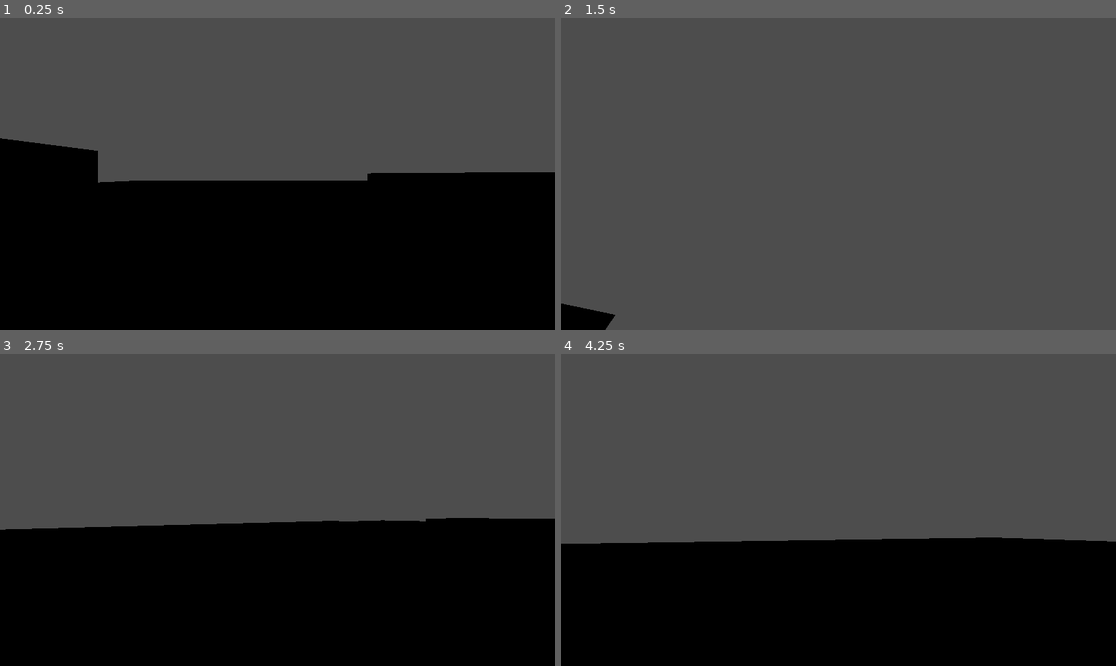
Above: before the commit, frames 1-4 (two rows, left to right).
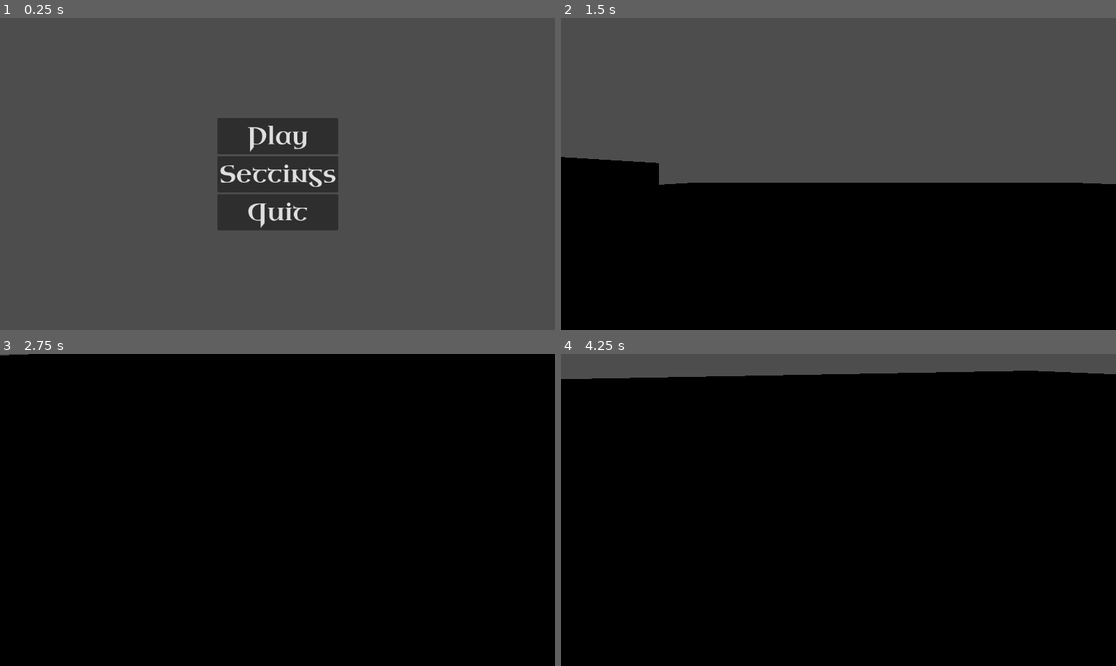
Above: after the commit, the same moments.

Repository: P3-J/jamjamjam
Game: Godot game, scene res://src/scenes/main_menu.tscn
Same seed, same stepped clock (60 frames per second), same inputs: the game is played once before the commit and once after it. Before the commit the project starts from res://src/scenes/world.tscn.
Inputs (mouse positions are in pixels of both pictures, inside the frame that each line leads up to):
- Up to frame 1 (0.25 s): no input
- Up to frame 2 (1.5 s): click (838, 174) at 0.5 s, where only the run after the commit has a clickable "Settings"; click (838, 136) at 1.25 s, where only the run after the commit has a clickable "Play"
- Up to frame 3 (2.75 s): tap Enter at 2 s; move the mouse to (305, 510) at 2.02 s; hold W (up) from 2.03 s (still down); tap Space (jump) at 2.1, 2.27, 2.57 s; click (305, 510) at 2.17 s
- Up to frame 4 (4.25 s): keep holding W (up); move the mouse to (810, 510) at 2.77 s; tap Space (jump) at 2.85, 3.02, 3.32, 3.6 s; click (810, 510) at 2.92 s; move the mouse to (849, 503) at 3.52 s; click (849, 503) at 3.67 s

The runs differ from the first frame. In frame 1, 55% of the frame differs, in the area x 0-100%, y 32-100%; in frame 2, 48%; in frame 3, 54%; in frame 4, 53%.

Commit message:
UI + global signalbus

Diff:
--- a/project.godot
+++ b/project.godot
@@ -11,13 +11,17 @@
 [application]
 
 config/name="jamjamjam"
-run/main_scene="res://src/scenes/world.tscn"
+run/main_scene="res://src/scenes/main_menu.tscn"
 config/features=PackedStringArray("4.3", "Forward Plus")
 config/icon="res://icon.svg"
 
+[autoload]
+
+Signalbus="*res://src/scripts/signalbus.gd"
+
 [editor_plugins]
 
-enabled=PackedStringArray("res://addons/qodot/plugin.cfg")
+enabled=PackedStringArray()
 
 [filesystem]
 
@@ -50,3 +54,8 @@
 "events": [Object(InputEventKey,"resource_local_to_scene":false,"resource_name":"","device":-1,"window_id":0,"alt_press …(191 unchanged characters)…
 ]
 }
+pause={
+"deadzone": 0.5,
+"events": [Object(InputEventKey,"resource_local_to_scene":false,"resource_name":"","device":-1,"window_id":0,"alt_pressed":false,"shift_pressed":false,"ctrl_pressed":false,"meta_pressed":false,"pressed":false,"keycode":0,"physical_keycode":4194305,"key_label":0,"unicode":0,"location":0,"echo":false,"script":null)
+]
+}
--- /dev/null
+++ b/src/scenes/global_settings.tscn
@@ -0,0 +1,6 @@
+[gd_scene load_steps=2 format=3 uid="uid://bqec70htxsirb"]
+
+[ext_resource type="Script" path="res://src/scripts/globalsettings.gd" id="1_4fso6"]
+
+[node name="GlobalSettings" type="Node3D"]
+script = ExtResource("1_4fso6")
--- /dev/null
+++ b/src/scenes/main_menu.tscn
@@ -0,0 +1,49 @@
+[gd_scene load_steps=3 format=3 uid="uid://br8ugoivcgshj"]
+
+[ext_resource type="FontFile" uid="uid://ficbuvq5hqkl" path="res://font/UncialAntiqua-Regular.ttf" id="1_vee6o"]
+[ext_resource type="Script" path="res://src/scripts/mainmenu.gd" id="1_vmwyx"]
+
+[node name="MainMenu" type="Control"]
+process_mode = 3
+layout_mode = 3
+anchors_preset = 15
+anchor_right = 1.0
+anchor_bottom = 1.0
+grow_horizontal = 2
+grow_vertical = 2
+script = ExtResource("1_vmwyx")
+
+[node name="VBoxContainer" type="VBoxContainer" parent="."]
+layout_mode = 1
+anchors_preset = 8
+anchor_left = 0.5
+anchor_top = 0.5
+anchor_right = 0.5
+anchor_bottom = 0.5
+offset_left = -20.0
+offset_top = -20.0
+offset_right = 20.0
+offset_bottom = 20.0
+grow_horizontal = 2
+grow_vertical = 2
+
+[node name="Play" type="Button" parent="VBoxContainer"]
+layout_mode = 2
+theme_override_fonts/font = ExtResource("1_vee6o")
+theme_override_font_sizes/font_size = 50
+text = "Play"
+
+[node name="Settings" type="Button" parent="VBoxContainer"]
+layout_mode = 2
+theme_override_fonts/font = ExtResource("1_vee6o")
+theme_override_font_sizes/font_size = 50
+text = "Settings"
+
+[node name="Quit" type="Button" parent="VBoxContainer"]
+layout_mode = 2
+theme_override_fonts/font = ExtResource("1_vee6o")
+theme_override_font_sizes/font_size = 50
+text = "Quit"
+
+[connection signal="pressed" from="VBoxContainer/Play" to="." method="_on_play_pressed"]
+[connection signal="pressed" from="VBoxContainer/Quit" to="." method="_on_quit_pressed"]
--- /dev/null
+++ b/src/scenes/pause_menu.tscn
@@ -0,0 +1,54 @@
+[gd_scene load_steps=3 format=3 uid="uid://bn5kewb311n14"]
+
+[ext_resource type="FontFile" uid="uid://ficbuvq5hqkl" path="res://font/UncialAntiqua-Regular.ttf" id="1_lvya8"]
+[ext_resource type="Script" path="res://src/scripts/pausemenu.gd" id="1_ojub6"]
+
+[node name="PauseMenu" type="Control"]
+layout_mode = 3
+anchors_preset = 15
+anchor_right = 1.0
+anchor_bottom = 1.0
+grow_horizontal = 2
+grow_vertical = 2
+script = ExtResource("1_ojub6")
+
+[node name="VBoxContainer" type="VBoxContainer" parent="."]
+layout_mode = 1
+anchors_preset = 8
+anchor_left = 0.5
+anchor_top = 0.5
+anchor_right = 0.5
+anchor_bottom = 0.5
+offset_left = -35.0
+offset_top = -50.5
+offset_right = 35.0
+offset_bottom = 50.5
+grow_horizontal = 2
+grow_vertical = 2
+
+[node name="StartButton" type="Button" parent="VBoxContainer"]
+layout_mode = 2
+theme_override_fonts/font = ExtResource("1_lvya8")
+theme_override_font_sizes/font_size = 50
+text = "Start"
+
+[node name="RespawnButton" type="Button" parent="VBoxContainer"]
+layout_mode = 2
+theme_override_fonts/font = ExtResource("1_lvya8")
+theme_override_font_sizes/font_size = 50
+text = "Respawn"
+
+[node name="SettingsButton" type="Button" parent="VBoxContainer"]
+layout_mode = 2
+theme_override_fonts/font = ExtResource("1_lvya8")
+theme_override_font_sizes/font_size = 50
+text = "Settings"
+
+[node name="QuitButton" type="Button" parent="VBoxContainer"]
+layout_mode = 2
+theme_override_fonts/font = ExtResource("1_lvya8")
+theme_override_font_sizes/font_size = 50
+text = "Quit"
+
+[connection signal="pressed" from="VBoxContainer/RespawnButton" to="." method="_on_respawn_button_pressed"]
+[connection signal="pressed" from="VBoxContainer/QuitButton" to="." method="_on_quit_button_pressed"]
--- /dev/null
+++ b/src/scenes/settings_menu_main.tscn
@@ -0,0 +1,34 @@
+[gd_scene load_steps=2 format=3 uid="uid://dk5wahcoppm4r"]
+
+[ext_resource type="FontFile" uid="uid://ficbuvq5hqkl" path="res://font/UncialAntiqua-Regular.ttf" id="1_nuf0f"]
+
+[node name="SettingsMenu" type="Control"]
+layout_mode = 3
+anchors_preset = 15
+anchor_right = 1.0
+anchor_bottom = 1.0
+grow_horizontal = 2
+grow_vertical = 2
+
+[node name="VBoxContainer" type="VBoxContainer" parent="."]
+layout_mode = 1
+anchors_preset = 4
+anchor_top = 0.5
+anchor_bottom = 0.5
+offset_top = -20.0
+offset_right = 40.0
+offset_bottom = 20.0
+grow_vertical = 2
+scale = Vector2(2, 2)
+
+[node name="HBoxContainer" type="HBoxContainer" parent="VBoxContainer"]
+layout_mode = 2
+
+[node name="Button" type="Button" parent="VBoxContainer/HBoxContainer"]
+layout_mode = 2
+theme_override_fonts/font = ExtResource("1_nuf0f")
+text = "Mouse sensitivity"
+
+[node name="HSlider" type="HSlider" parent="VBoxContainer/HBoxContainer"]
+custom_minimum_size = Vector2(400, 0)
+layout_mode = 2
--- /dev/null
+++ b/src/scenes/settings_menu_pause.tscn
@@ -0,0 +1,7 @@
+[gd_scene format=3 uid="uid://c16tk8dt30ha4"]
+
+[node name="SettingsMenu" type="Control"]
+layout_mode = 3
+anchors_preset = 0
+offset_right = 40.0
+offset_bottom = 40.0
--- /dev/null
+++ b/src/scenes/signalbus.tscn
@@ -0,0 +1,6 @@
+[gd_scene load_steps=2 format=3 uid="uid://cadfwm2rbj6jl"]
+
+[ext_resource type="Script" path="res://src/scripts/signalbus.gd" id="1_8730j"]
+
+[node name="Signalbus" type="Node3D"]
+script = ExtResource("1_8730j")
--- a/src/scenes/world.tscn
+++ b/src/scenes/world.tscn
@@ -1,5 +1,6 @@
-[gd_scene load_steps=35 format=4 uid="uid://bkoasxvpq0gjv"]
+[gd_scene load_steps=36 format=4 uid="uid://bkoasxvpq0gjv"]
 
+[ext_resource type="PackedScene" uid="uid://bn5kewb311n14" path="res://src/scenes/pause_menu.tscn" id="1_0qpcy"]
 [ext_resource type="Script" path="res://addons/qodot/src/nodes/qodot_map.gd" id="1_grcaj"]
 [ext_resource type="Resource" uid="uid://dgm276g7bw8q5" path="res://addons/qodot/game_definitions/fgd/base_classes/target_base_class.tres" id="2_60xna"]
 [ext_resource type="Resource" uid="uid://ccdjpf5j25aua" path="res://addons/qodot/game_definitions/fgd/base_classes/targetname_base_class.tres" id="3_ugn0r"]
@@ -104,6 +105,19 @@
 
 [node name="world" type="Node3D"]
 
+[node name="UI" type="Control" parent="."]
+layout_mode = 3
+anchors_preset = 15
+anchor_right = 1.0
+anchor_bottom = 1.0
+grow_horizontal = 2
+grow_vertical = 2
+
+[node name="PauseMenu" parent="UI" instance=ExtResource("1_0qpcy")]
+process_mode = 3
+visible = false
+layout_mode = 1
+
 [node name="map" type="Node3D" parent="."]
 
 [node name="QodotMap" type="Node3D" parent="map"]
--- /dev/null
+++ b/src/scripts/globalsettings.gd
@@ -0,0 +1 @@
+extends Node3D
--- /dev/null
+++ b/src/scripts/mainmenu.gd
@@ -0,0 +1,20 @@
+extends Control
+
+var game_scene =  ResourceLoader.load("res://src/scenes/world.tscn") as PackedScene
+
+# Called when the node enters the scene tree for the first time.
+func _ready() -> void:
+	pass # Replace with function body.
+
+
+# Called every frame. 'delta' is the elapsed time since the previous frame.
+func _process(delta: float) -> void:
+	pass
+
+
+func _on_quit_pressed() -> void:
+	get_tree().quit()
+
+
+func _on_play_pressed() -> void:
+	get_tree().change_scene_to_packed(game_scene)
--- /dev/null
+++ b/src/scripts/pausemenu.gd
@@ -0,0 +1,28 @@
+extends Control
+
+var main_menu_scene =  ResourceLoader.load("res://src/scenes/main_menu.tscn") as PackedScene
+
+# Called when the node enters the scene tree for the first time.
+func _ready() -> void:
+	pass
+
+
+# Called every frame. 'delta' is the elapsed time since the previous frame.
+func _process(delta: float) -> void:
+	if Input.is_action_just_pressed("pause"):
+		if visible:
+			hide()
+			get_tree().paused = false
+			Input.set_mouse_mode(Input.MOUSE_MODE_CAPTURED)
+		else:
+			show()
+			get_tree().paused = true
+			Input.set_mouse_mode(Input.MOUSE_MODE_VISIBLE)
+
+
+func _on_quit_button_pressed() -> void:
+	get_tree().change_scene_to_packed(main_menu_scene)
+
+
+func _on_respawn_button_pressed() -> void:
+	Signalbus.respawn_called.emit()
--- a/src/scripts/player.gd
+++ b/src/scripts/player.gd
@@ -8,45 +8,49 @@
 var mouse_sensitivity = 0.01
 @onready var head: Node3D
 var y_rotation = 0.0
+@onready var pause_menu = $"../../PauseMenu"
 
 func _ready() -> void:
-    head = get_node("head")
-    Input.set_mouse_mode(Input.MOUSE_MODE_CAPTURED)
+	head = get_node("head")
+	Input.set_mouse_mode(Input.MOUSE_MODE_CAPTURED)
+
 
 func _input(event: InputEvent) -> void:
-    if event is InputEventMouseMotion:
-        rotate_y(-event.relative.x * mouse_sensitivity)
+	if event is InputEventMouseMotion:
+		rotate_y(-event.relative.x * mouse_sensitivity)
 
-        y_rotation = clamp(y_rotation - event.relative.y * mouse_sensitivity, -1.5, 1.0)
-        head.rotation.x = y_rotation
+		y_rotation = clamp(y_rotation - event.relative.y * mouse_sensitivity, -1.5, 1.0)
+		head.rotation.x = y_rotation
+
+
 
 func _physics_process(delta: float) -> void:
-    var direction := Vector3()
+	var direction := Vector3()
 
-    if Input.is_action_pressed("up"):
-        direction.z -= 1
-    if Input.is_action_pressed("down"):
-        direction.z += 1
-    if Input.is_action_pressed("left"):
-        direction.x -= 1
-    if Input.is_action_pressed("right"):
-        direction.x += 1
+	if Input.is_action_pressed("up"):
+		direction.z -= 1
+	if Input.is_action_pressed("down"):
+		direction.z += 1
+	if Input.is_action_pressed("left"):
+		direction.x -= 1
+	if Input.is_action_pressed("right"):
+		direction.x += 1
 
-    direction = direction.normalized()
+	direction = direction.normalized()
 
-    velocity.x = direction.x * speed
-    velocity.z = direction.z * speed
-    velocity = global_transform.basis * velocity
+	velocity.x = direction.x * speed
+	velocity.z = direction.z * speed
+	velocity = global_transform.basis * velocity
 
-    if Input.is_action_just_pressed("jump") and is_on_floor():
-        velocity.y = jump_speed
+	if Input.is_action_just_pressed("jump") and is_on_floor():
+		velocity.y = jump_speed
 
-    if not is_on_floor():
-        velocity.y += gravity * delta
-        if velocity.y < max_fall_speed:
-            velocity.y = max_fall_speed
+	if not is_on_floor():
+		velocity.y += gravity * delta
+		if velocity.y < max_fall_speed:
+			velocity.y = max_fall_speed
 
-    move_and_slide()
+	move_and_slide()
 
-    if is_on_floor() and velocity.y < 0:
-        velocity.y = 0
+	if is_on_floor() and velocity.y < 0:
+		velocity.y = 0
--- /dev/null
+++ b/src/scripts/signalbus.gd
@@ -0,0 +1,3 @@
+extends Node3D
+
+signal respawn_called()
